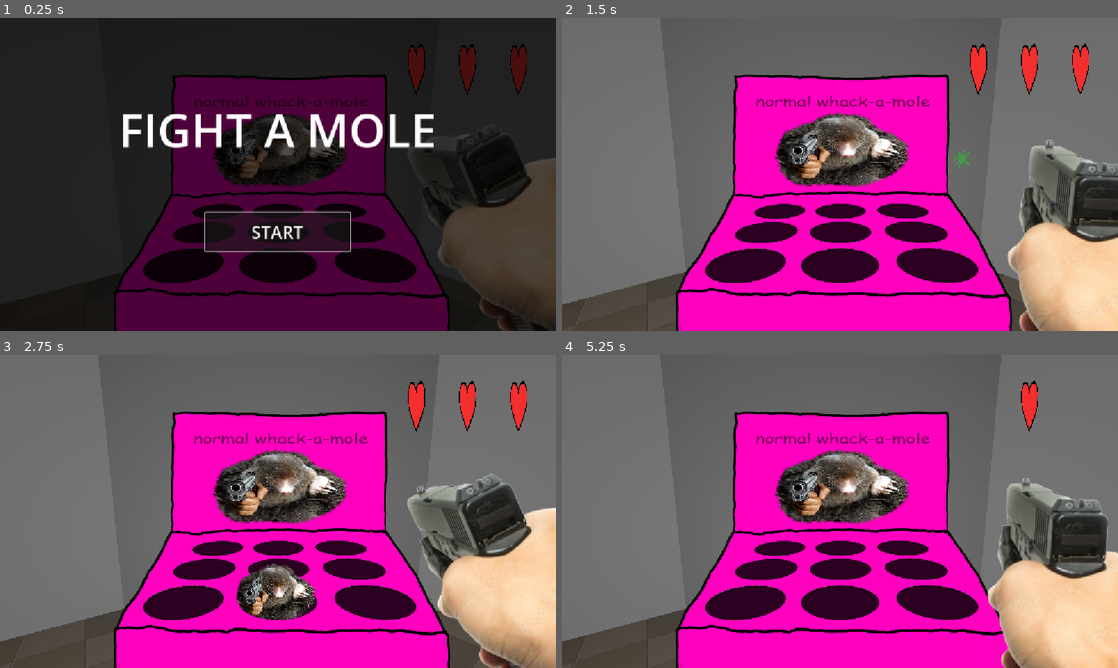
Above: before the commit, frames 1-4 (two rows, left to right).
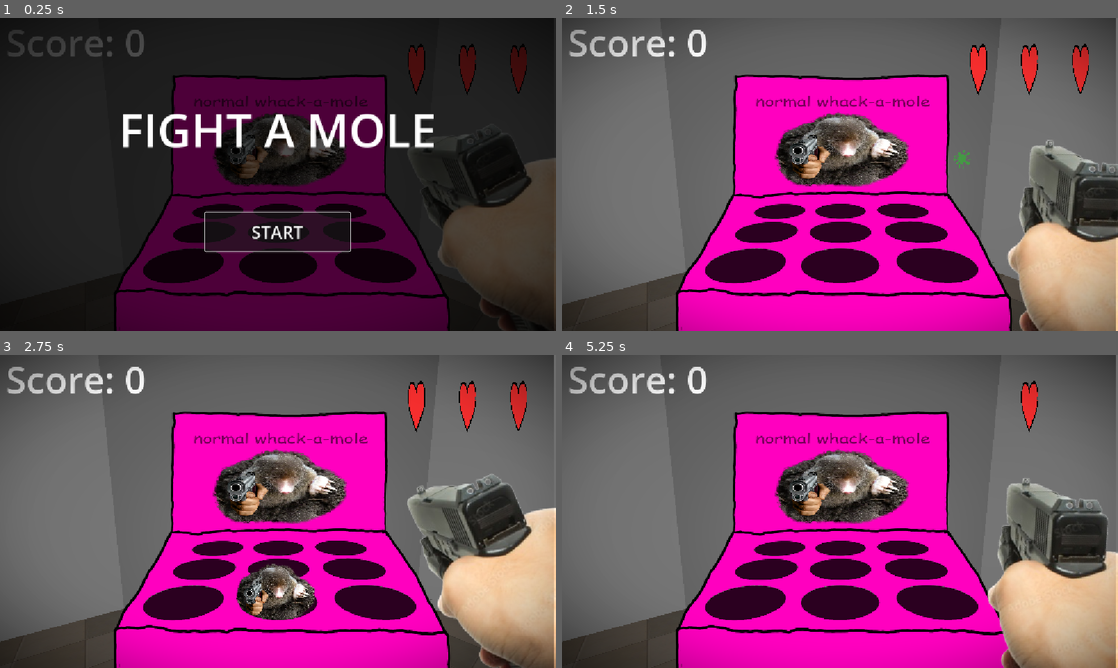
Above: after the commit, the same moments.

Repository: DaneyLmao/fight-a-mole
Game: Godot game, scene res://sprite_2d.tscn
Two runs of this game, one before a commit and one after it. Both use one fixed random seed, a clock stepped at 60 frames per second and the inputs below.
Inputs (mouse positions are in pixels of both pictures, inside the frame that each line leads up to):
- Up to frame 1 (0.25 s): no input
- Up to frame 2 (1.5 s): click "START" at 0.5 s; tap Enter (ui_accept) at 1.25 s; move the mouse to (962, 158) at 1.27 s; hold Right (ui_right) from 1.28 s (still down); tap A (a) at 1.35 s; click (962, 158) at 1.42 s
- Up to frame 3 (2.75 s): tap Space (jump) at 1.52 s; tap D (d) at 1.55 s; release Right (ui_right) at 2 s; drag from (166, 527) to (278, 596) at 2.02 s
- Up to frame 4 (5.25 s): move the mouse to (895, 442) at 2.77 s; hold Right (ui_right) 2.78-3.5 s; hold ` (damage) 2.78-3.5 s; tap S (s) at 3.05 s; tap Enter (ui_accept) at 3.5, 5 s; drag from (812, 574) to (673, 464) at 3.52 s; move the mouse to (1006, 558) at 4.27 s; hold Left (ui_left) 4.28-5 s; tap W (w) at 4.35 s; tap Space (jump) at 4.52 s; tap A (a) at 4.55 s; drag from (673, 464) to (840, 596) at 5.02 s

The runs differ from the first frame. In frame 1, 0.4% of the frame differs, in the area x 5-26%, y 3-13%; in frame 2, 9.2%; in frame 3, 8.9%; in frame 4, 9.2%, in the area x 0-100%, y 0-100%.

Commit message:
fix

Diff:
--- a/Angel.gd
+++ b/Angel.gd
@@ -4,6 +4,7 @@
 @export var point_value: int = 10
 
 func hit() -> void:
+	%mole_died.play()
 	print("Who's Mommy's Pretty Boy?")
 	if spawn_cycle:
 		spawn_cycle.add_score(point_value)
--- a/Demon.gd
+++ b/Demon.gd
@@ -8,6 +8,7 @@
 
 func hit() -> void:
 	was_hit = true # Mark that the player shot it successfully!
+	%mole_died2.play()
 	print("You're Such A Good Boy Aren't You?")
 	if spawn_cycle:
 		spawn_cycle.add_score(point_value)
--- a/sprite_2d.tscn
+++ b/sprite_2d.tscn
@@ -19,9 +19,11 @@
 [ext_resource type="Texture2D" uid="uid://b8kbqtys7e3ba" path="res://full_heart.png" id="16_ikdaa"]
 [ext_resource type="Script" uid="uid://dlqxau7kf5fdj" path="res://texturerect.health.gd" id="16_shsg8"]
 [ext_resource type="Script" uid="uid://brmr2e251fdgh" path="res://score_label_3D.gd" id="16_st8jt"]
+[ext_resource type="Shader" uid="uid://brhan5i3b03hy" path="res://vignette.gdshader" id="17_3ymp8"]
 [ext_resource type="Script" uid="uid://ckj8dpf8ek81s" path="res://damage.fx.gd" id="18_ikdaa"]
 [ext_resource type="Script" uid="uid://dmjt4geois14o" path="res://menus.gd" id="19_v7144"]
 [ext_resource type="AudioStream" uid="uid://bv0mwsye3sqxq" path="res://6.022x10^23.ogg" id="22_w7wq1"]
+[ext_resource type="AudioStream" uid="uid://bytrgx35af7wa" path="res://PayaLaughEvil.ogg" id="23_3ymp8"]
 
 [sub_resource type="RectangleShape2D" id="RectangleShape2D_pm6lt"]
 size = Vector2(4.0489616, 1.7836676)
@@ -32,6 +34,10 @@
 [sub_resource type="CircleShape2D" id="CircleShape2D_pm6lt"]
 
 [sub_resource type="ShaderMaterial" id="ShaderMaterial_3ymp8"]
+shader = ExtResource("17_3ymp8")
+shader_parameter/vignette_color = Color(0, 0, 0, 1)
+shader_parameter/inner_radius = 0.4
+shader_parameter/outer_radius = 1.0
 
 [node name="Node" type="Node" unique_id=1062756409]
 
@@ -63,6 +69,10 @@
 script = ExtResource("3_dbwip")
 spawn_cycle = NodePath("../Spawn Cycle")
 
+[node name="mole_died" type="AudioStreamPlayer2D" parent="AngelArea" unique_id=680141058]
+position = Vector2(-831.6499, -394.30865)
+scale = Vector2(3.3534267, 2.7382543)
+
 [node name="CollisionShape2D" type="CollisionShape2D" parent="AngelArea" unique_id=1092500288]
 scale = Vector2(79.50902, 116.67387)
 shape = SubResource("RectangleShape2D_pm6lt")
@@ -91,6 +101,10 @@
 [node name="CollisionShape2D" type="CollisionShape2D" parent="DemonArea" unique_id=1063293512]
 scale = Vector2(11.392474, -148.62614)
 shape = SubResource("RectangleShape2D_acmuj")
+
+[node name="mole_died2" type="AudioStreamPlayer2D" parent="DemonArea" unique_id=915900707]
+position = Vector2(-5.1169223e-05, 0)
+scale = Vector2(3.3534267, 2.7382543)
 
 [node name="MoleMachine1" type="Sprite2D" parent="." unique_id=263846383]
 light_mask = 64
@@ -188,7 +202,6 @@
 visible_characters_behavior = 1
 
 [node name="UI" type="CanvasLayer" parent="." unique_id=1333481089]
-visible = false
 
 [node name="ScoreLabel" type="Label" parent="UI" unique_id=1819632158]
 offset_left = 12.0
@@ -264,8 +277,22 @@
 health_component = NodePath("../HealthComponent")
 spawn_cycle = NodePath("../Spawn Cycle")
 
-[node name="AudioStreamPlayer2D" type="AudioStreamPlayer2D" parent="." unique_id=2146150792]
-position = Vector2(-48, -26)
+[node name="Sounds" type="Node2D" parent="." unique_id=1092394610]
+
+[node name="Background" type="AudioStreamPlayer" parent="Sounds" unique_id=1480556175]
 stream = ExtResource("22_w7wq1")
-volume_db = 24.0
-autoplay = true
+
+[node name="gunshot" type="AudioStreamPlayer2D" parent="Sounds" unique_id=2133493740]
+
+[node name="player_died" type="AudioStreamPlayer2D" parent="Sounds" unique_id=165968058]
+
+[node name="player_damaged" type="AudioStreamPlayer2D" parent="Sounds" unique_id=161718017]
+
+[node name="menuclick" type="AudioStreamPlayer2D" parent="Sounds" unique_id=1431316075]
+
+[node name="Paya" type="Node2D" parent="." unique_id=87364425]
+
+[node name="evillaugh" type="AudioStreamPlayer2D" parent="Paya" unique_id=1861722775]
+stream = ExtResource("23_3ymp8")
+
+[node name="evildamaged" type="AudioStreamPlayer2D" parent="Paya" unique_id=751410626]
